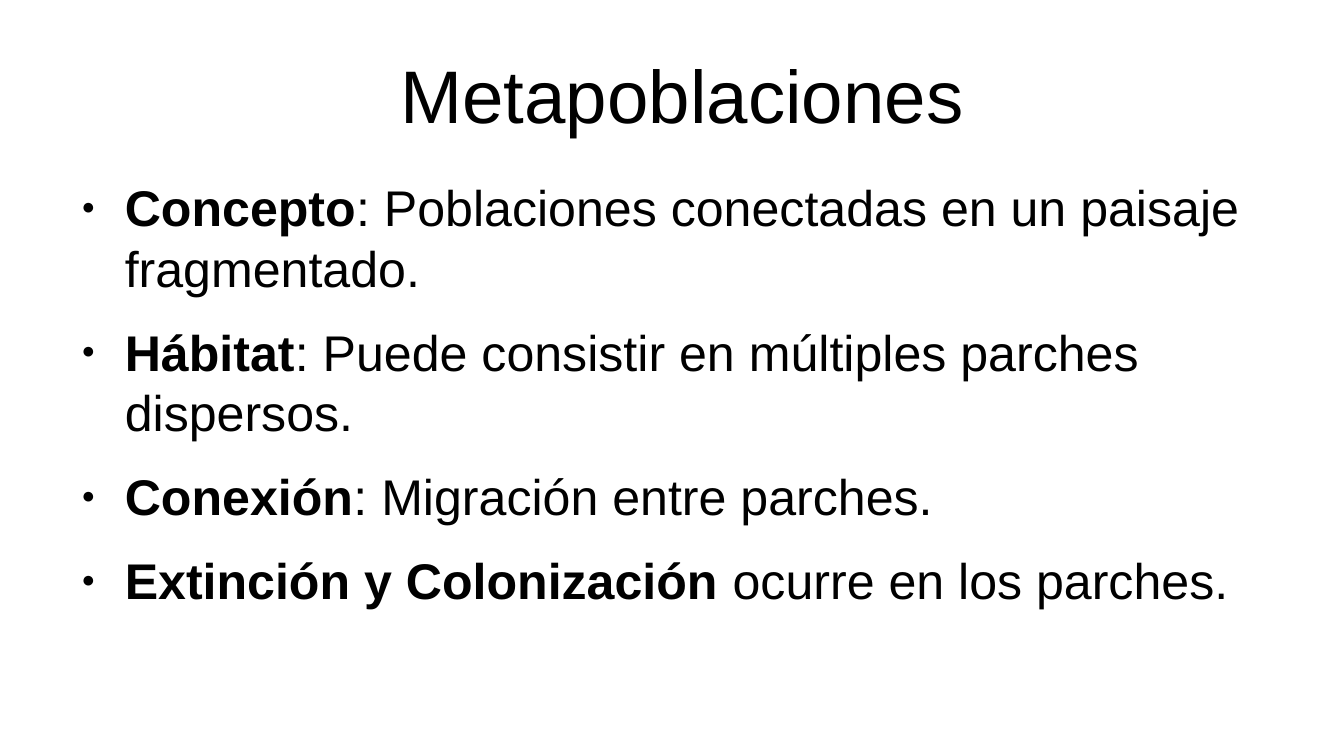
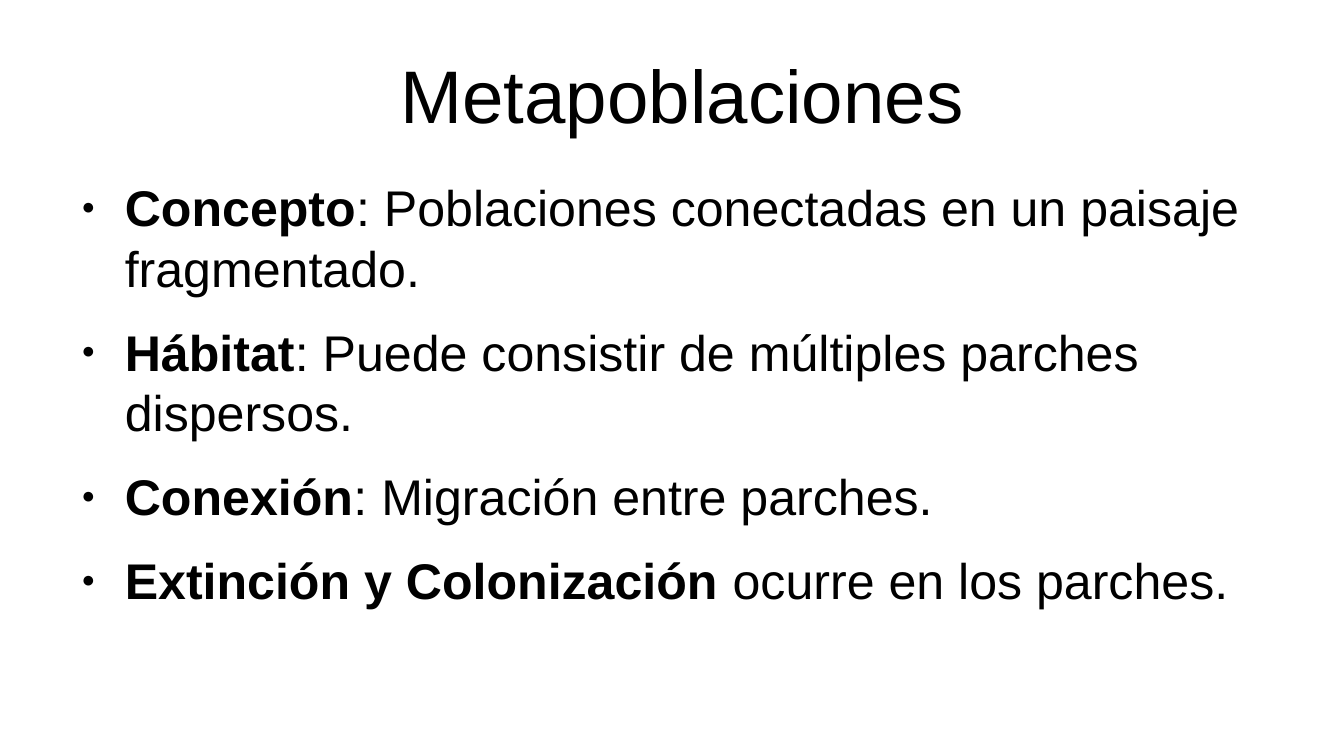
Before and after one commit to gerardommc/Ecologia-Teorica, a slide deck: slide 23 of Metapoblaciones.odp. Drawn at 1344x756 pixels with LibreOffice and Linux fonts; fonts in the diff are those of the drawing. Boxes give left, top, right and bottom in pixels: in the first picture for what was removed or moved away, otherwise in the second. Text is boxed around its words. In the diff, an @@ line names an element or a change of style, - is before the commit and + after.

Commit message:
Metapoblaciones

```diff
--- a/Metapoblaciones.odp
+++ b/Metapoblaciones.odp
@@ text at <box>125,334,1138,441</box>: text changed @@
-● Hábitat: Puede consistir en múltiples parches dispersos.
+● Hábitat: Puede consistir de múltiples parches dispersos.
```
Also in this commit, not shown: 7 other slides changed, 3 other files.
